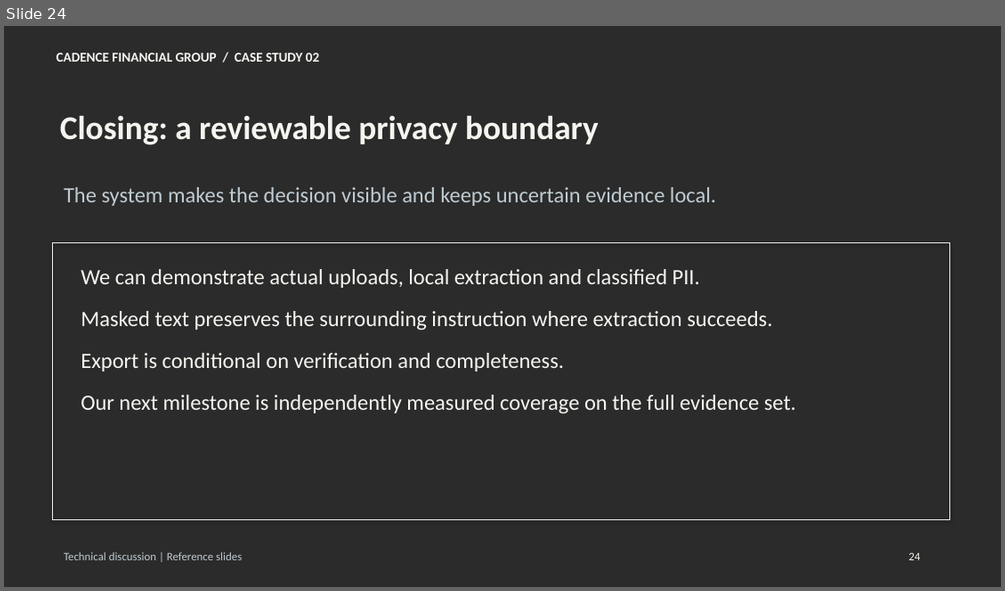
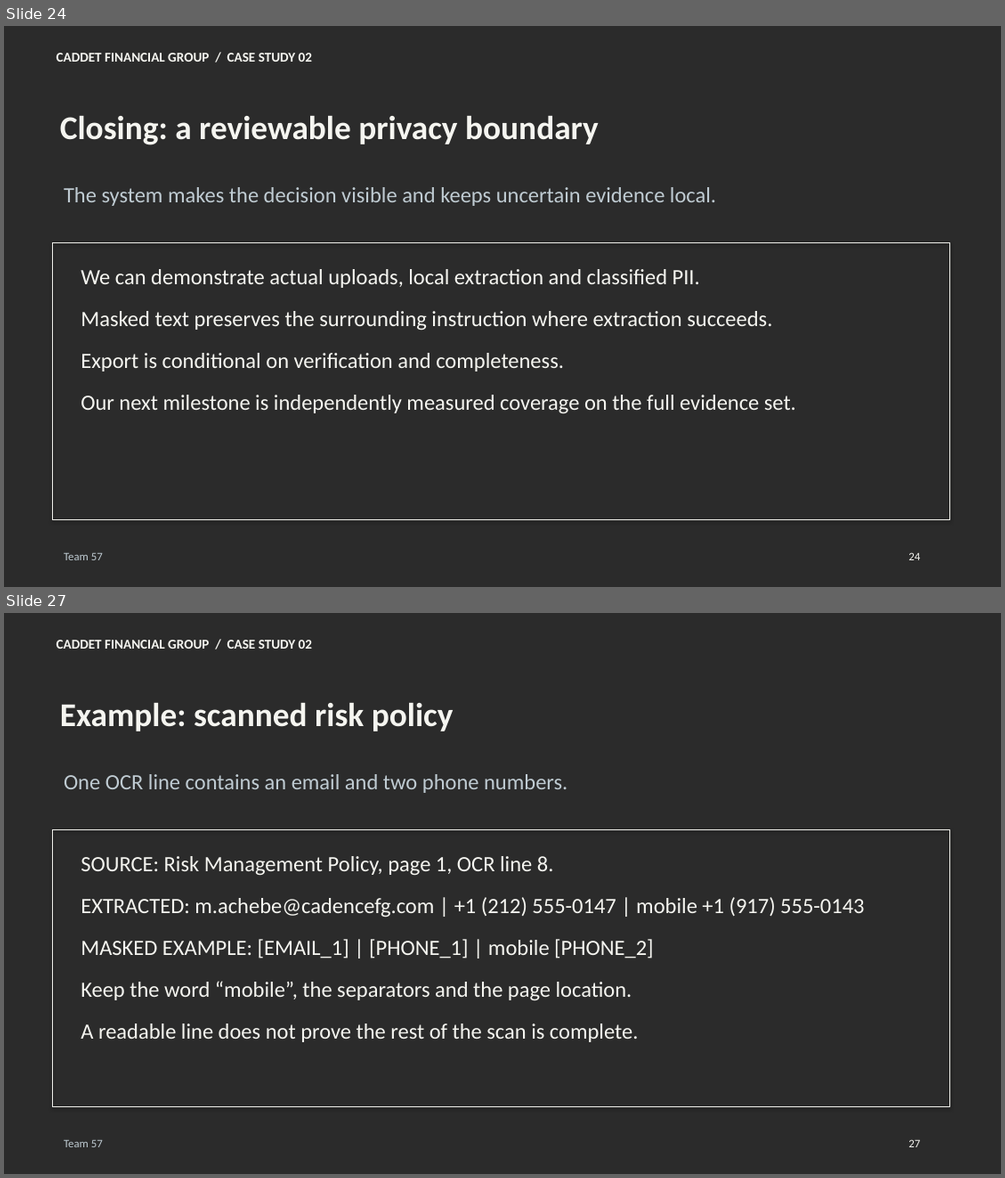
Before and after one commit to architnigam/Cadence_Detection, a slide deck: presentation/Cadence_Interview_Presentation.pptx. Shown one above the other, each under a label of ours: slide 24 before the commit, slides 24 and 27 after it; the slides between them are not shown. The pictures are 1005x591 and 1005x1178 pixels, drawn with LibreOffice and Linux fonts; fonts in the diff are those of the drawing; background and template pictures are left out; a plain dark background stands for a picture behind light text. Boxes give left, top, right and bottom in pixels: in the first picture for what was removed or moved away, otherwise in the second. Text is boxed around its words. In the diff, an @@ line names an element or a change of style, - is before the commit and + after.

```diff
--- a/presentation/Cadence_Interview_Presentation.pptx
+++ b/presentation/Cadence_Interview_Presentation.pptx
@@ slide 27 added at (x1=4, y1=613, x2=1001, y2=1174), background picture (left out) @@
@@ text added at (x1=57, y1=640, x2=312, y2=649), 13 pt, text #F5F5F0, bold @@
+CADDET FINANCIAL GROUP / CASE STUDY 02
@@ text added at (x1=60, y1=702, x2=453, y2=731), 32 pt, text #F5F5F0, bold @@
+Example: scanned risk policy
@@ text added at (x1=64, y1=774, x2=567, y2=793), 21 pt, text #BFCBD2 @@
+One OCR line contains an email and two phone numbers.
@@ rectangle added at (x1=53, y1=830, x2=950, y2=1107), outline #F0F0EB 1 pt @@
@@ text added at (x1=81, y1=856, x2=864, y2=1042), 21 pt, text #F5F5F0 @@
+SOURCE: Risk Management Policy, page 1, OCR line 8.
+EXTRACTED: m.achebe@cadencefg.com | +1 (212) 555-0147 | mobile +1 (917) 555-0143
+MASKED EXAMPLE: [EMAIL_1] | [PHONE_1] | mobile [PHONE_2]
+Keep the word “mobile”, the separators and the page location.
+A readable line does not prove the rest of the scan is complete.
@@ text added at (x1=64, y1=1140, x2=103, y2=1147), 11 pt, text #BFCBD2 @@
+Team 57
@@ text added at (x1=908, y1=1139, x2=920, y2=1147), 11 pt, text #F5F5F0 @@
+27
@@ slide 24 changed as well @@
@@ text at (x1=57, y1=53, x2=312, y2=62): text changed @@
-CADENCE FINANCIAL GROUP / CASE STUDY 02
+CADDET FINANCIAL GROUP / CASE STUDY 02
@@ text at (x1=64, y1=553, x2=103, y2=560): text changed @@
-Technical discussion | Reference slides
+Team 57
```
Also in this commit, not shown: 23 other slides changed, 5 other slides added, 6 other files.
